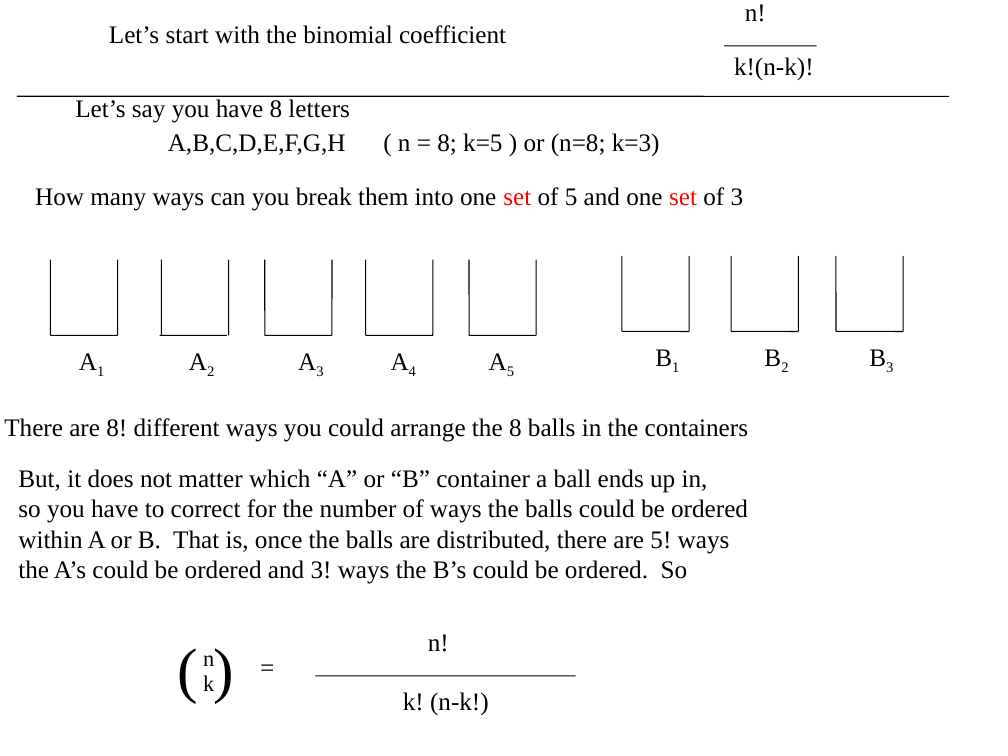
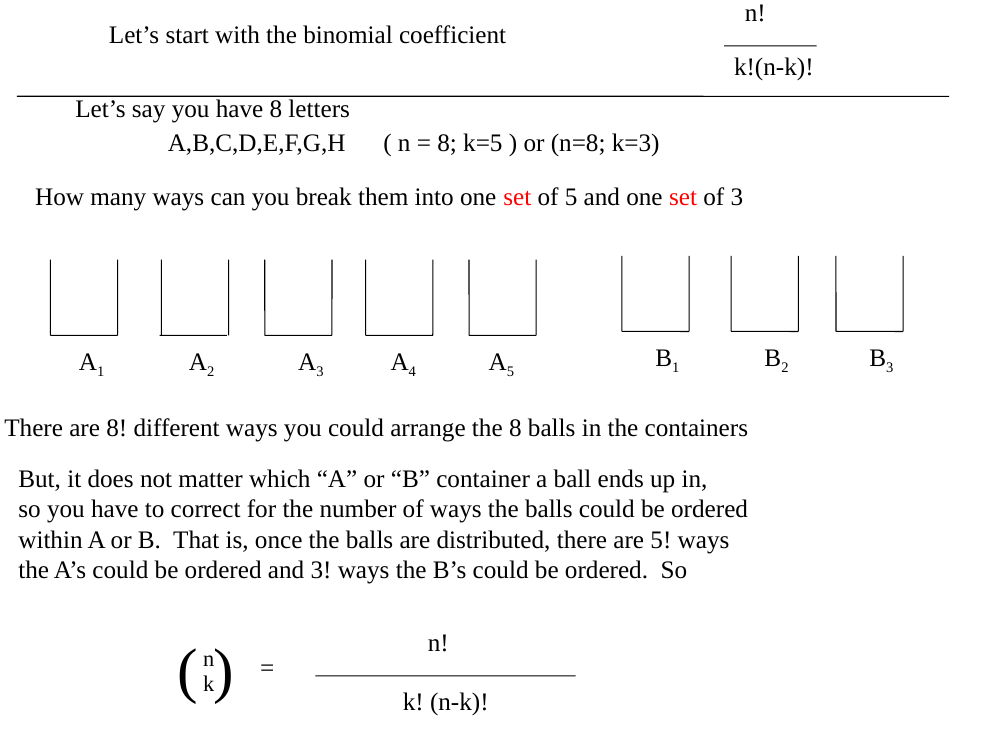
Before and after one commit to afodor/afodor.github.io, a slide deck: slide 12 of classes/stats2018/Lecture03.pptx. Drawn at 1008x756 pixels with LibreOffice and Linux fonts; fonts in the diff are those of the drawing. Boxes give left, top, right and bottom in pixels: in the first picture for what was removed or moved away, otherwise in the second. Text is boxed around its words. In the diff, an @@ line names an element or a change of style, - is before the commit and + after.

```diff
--- a/classes/stats2018/Lecture03.pptx
+++ b/classes/stats2018/Lecture03.pptx
@@ text at bbox=[403, 692, 489, 715]: text changed @@
-k! (n-k!)
+k! (n-k)!
```
Also in this commit, not shown: 2 other slides changed.
